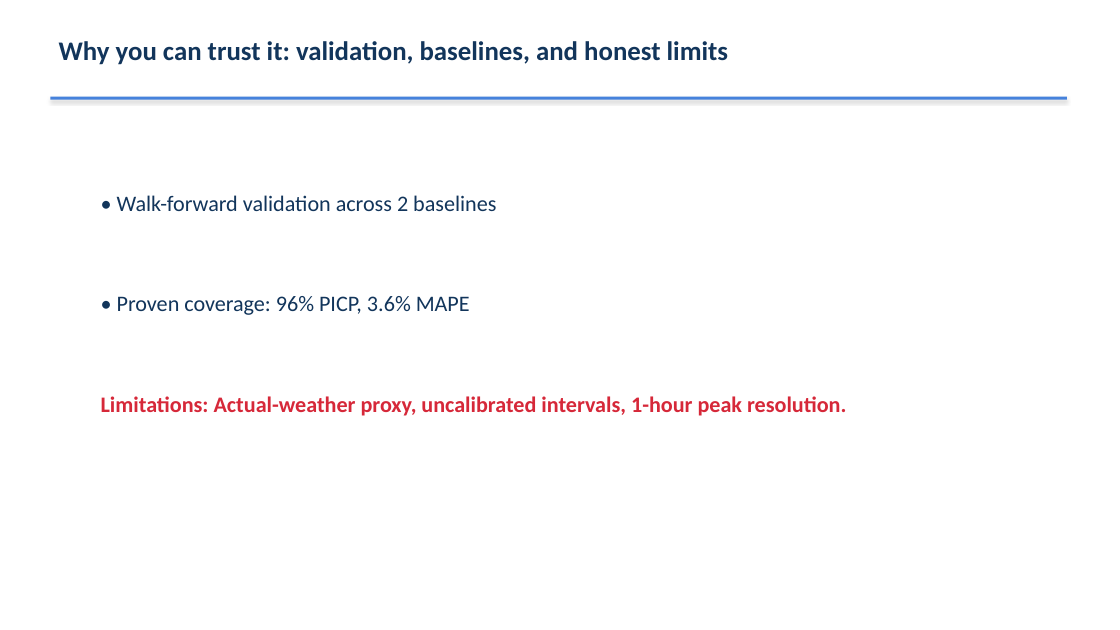
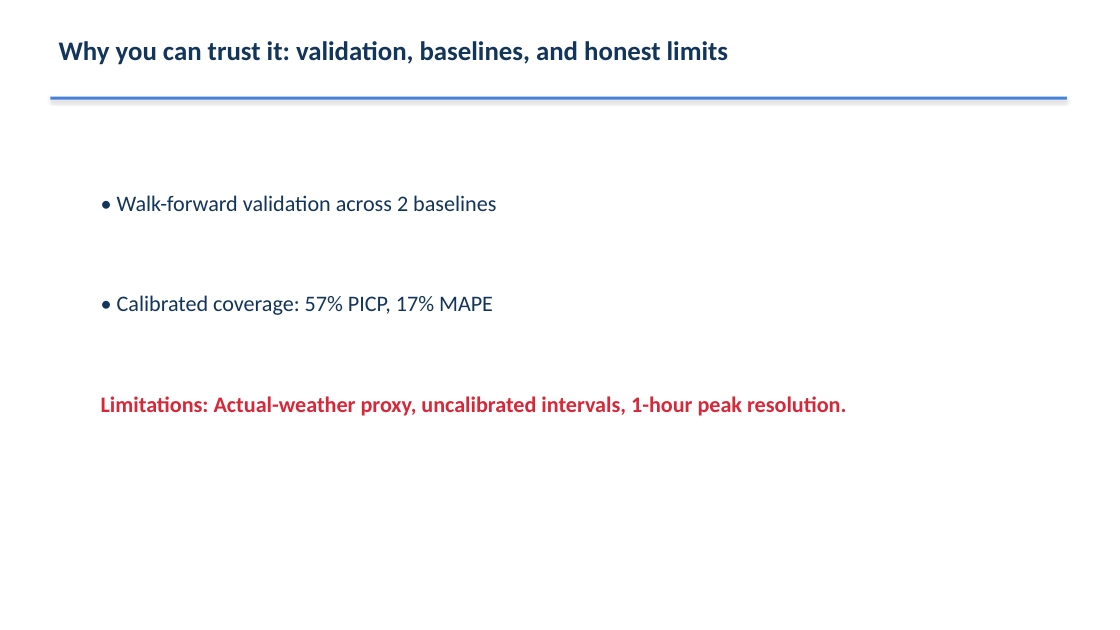
Before and after one commit to InfoNaveen/Team-SixSense, a slide deck: slide 6 of visuals/deck.pptx. Drawn at 1120x630 pixels with LibreOffice and Linux fonts; fonts in the diff are those of the drawing. Boxes give left, top, right and bottom in pixels: in the first picture for what was removed or moved away, otherwise in the second. Text is boxed around its words. In the diff, an @@ line names an element or a change of style, - is before the commit and + after.

Commit message:
feat(visuals): update pitch deck and hero charts with real summer peak results

```diff
--- a/visuals/deck.pptx
+++ b/visuals/deck.pptx
@@ text at box(117, 295, 493, 315): text changed @@
-• Proven coverage: 96% PICP, 3.6% MAPE
+• Calibrated coverage: 57% PICP, 17% MAPE
```
Also in this commit, not shown: 4 other files.
